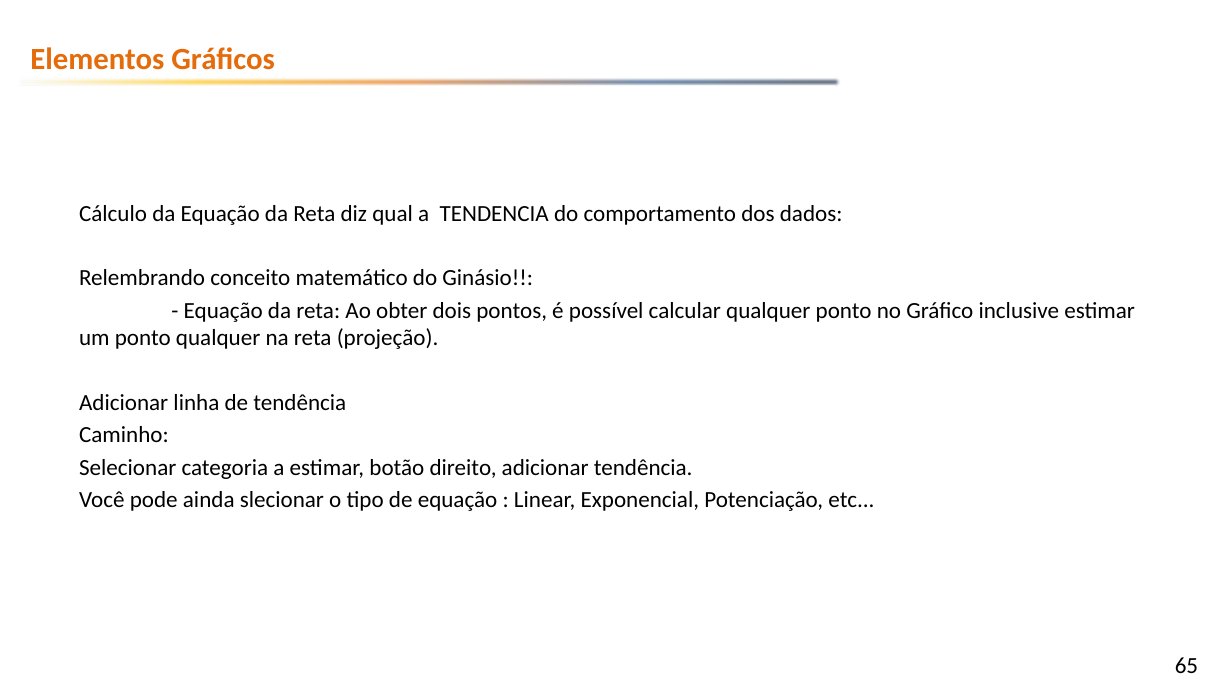
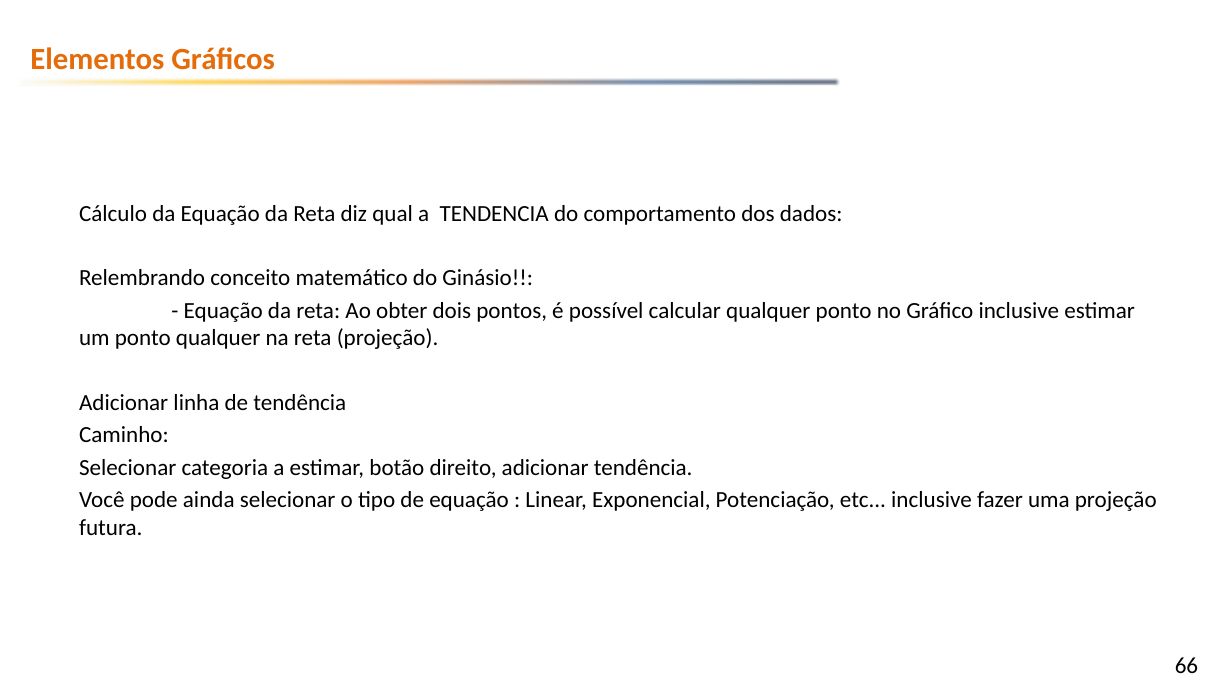
Before and after one commit to emerson-fenrir/Excel_Basico, a slide deck: slide 66 of Professor/Aula3.pptx (slide 65 before the commit). Drawn at 1232x693 pixels with LibreOffice and Linux fonts; fonts in the diff are those of the drawing; background and template pictures are left out. Boxes give left, top, right and bottom in pixels: in the first picture for what was removed or moved away, otherwise in the second. Text is boxed around its words. In the diff, an @@ line names an element or a change of style, - is before the commit and + after.

```diff
--- a/Professor/Aula3.pptx
+++ b/Professor/Aula3.pptx
@@ text at <box>79,491,1157,535</box>: text changed @@
-Você pode ainda slecionar o tipo de equação : Linear, Exponencial, Potenciação, etc...
+Você pode ainda selecionar o tipo de equação : Linear, Exponencial, Potenciação, etc... inclusive fazer uma projeção futura.
@@ page number at <box>1175,657,1198,673</box>: text changed @@
-65
+66
```
Also in this commit, not shown: 2 other slides changed, 1 slide added, 11 other files.
